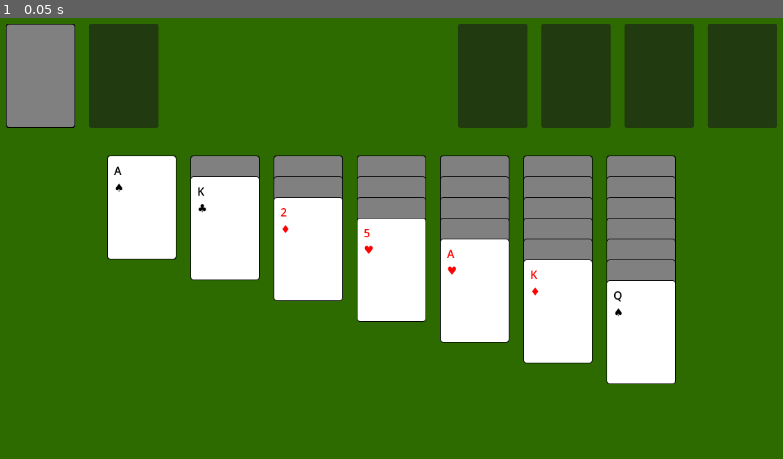
Above: before the commit, frame 1.
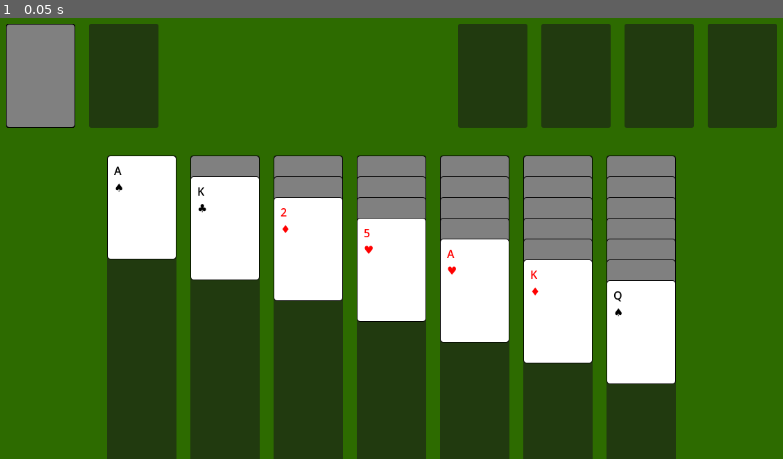
Above: after the commit, the same moment.

Repository: damiankk/CardKing
Game: Godot game, scene res://main.tscn
Two runs of this game, one before a commit and one after it. Both use one fixed random seed, a clock stepped at 60 frames per second and the inputs below.
Inputs:
- Up to frame 1 (0.05 s): no input

The runs differ from the first frame. In frame 1, 19% of the frame differs, in the area x 13-87%, y 54-100%.

Commit message:
Implemented foundationa areas logic

Diff:
--- a/Scenes/card.tscn
+++ b/Scenes/card.tscn
@@ -17,13 +17,9 @@
 [node name="Card" type="Control"]
 custom_minimum_size = Vector2(100, 150)
 layout_mode = 3
-anchors_preset = 15
-anchor_right = 1.0
-anchor_bottom = 1.0
-offset_right = -1052.0
-offset_bottom = -498.0
-grow_horizontal = 2
-grow_vertical = 2
+anchors_preset = 0
+offset_right = 100.0
+offset_bottom = 150.0
 mouse_filter = 2
 script = ExtResource("1_0qqmn")
 
--- a/deck.gd
+++ b/deck.gd
@@ -4,6 +4,7 @@
 
 var deck_cards: Array = [] # An array to hold the 52 card instances
 var tableau_areas: Array = [] # An array to hold all of TableauPileArea
+var tableau_piles: Array = [[], [], [], [], [], [], []] # An array to hold all cards within all TableauPileArea Piles - game state data - logical representation!!
 var foundation_areas: Array = [] # An array to hold all of FoundationPileArea
 var foundation_piles: Array = [[], [], [], []] # We need a way to store which cards are in each foundation pile. An array containing four other empty arrays is a good way to represent this.
 const TABLEAU_Y_OFFSET = 30
@@ -100,6 +101,7 @@
 			var dealt_card = deal_one_card(deck_cards)
 			if dealt_card:
 				tableau_area_node.add_child(dealt_card)
+				tableau_piles[i].append(dealt_card)
 				dealt_card.position = Vector2(0, j * TABLEAU_Y_OFFSET)
 				# Inside the 'if dealt_card:' block in deal_initial_tableau
 				if j == i: # Is this the last card for this pile?
@@ -183,6 +185,7 @@
 		else:
 			return false
 
+
 #card_node: The Card instance we want to add.
 #foundation_idx: Which foundation pile (0-3) to add it to.
 func add_card_to_foundation(card_node: Card, foundation_idx: int):
@@ -199,9 +202,7 @@
 	card_node.position = Vector2.ZERO
 	foundation_piles[foundation_idx].append(card_node)
 
-
-
-func _on_foundation_pile_area_1_gui_input(event: InputEvent, foundation_idx: int) -> void:
+func _on_foundation_area_clicked(event: InputEvent, foundation_idx: int) -> void:
 	if event is InputEventMouseButton:
 		if event.button_index == MOUSE_BUTTON_LEFT && event.pressed:
 			if not waste_cards.is_empty():
@@ -220,3 +221,97 @@
 					if not waste_cards.is_empty():
 						var new_top_waste_card : Card = waste_cards.back()
 						new_top_waste_card.visible = true
+
+					return
+
+			for tableau_source_idx in range(7) :
+				var tableau_pile : Array = tableau_piles[tableau_source_idx]
+				if not tableau_pile.is_empty():
+					var top_tableau_card : Card = tableau_pile.back()
+					if not top_tableau_card.is_face_up:
+						continue
+
+					if can_add_to_foundation(top_tableau_card, foundation_idx):
+						var tableau_area_node_name = "TableauPileArea" + str(tableau_source_idx + 1)
+						print("Adding card from " + tableau_area_node_name)
+						var tableau_area_node = tableau_areas[tableau_source_idx]
+						if not tableau_area_node:
+							print("ERROR...")
+							return
+
+						if top_tableau_card.get_parent() != tableau_area_node:
+							print("Top tableau card parent is different than tableau area node! Escaping")
+							return
+
+						tableau_pile.pop_back()
+						tableau_area_node.remove_child(top_tableau_card)
+
+						add_card_to_foundation(top_tableau_card, foundation_idx)
+
+						if not tableau_pile.is_empty():
+							flip_top_tableau_card(tableau_source_idx)
+
+						return
+
+func flip_top_tableau_card(tableau_idx: int):
+	if tableau_piles[tableau_idx].is_empty():
+		return
+
+	var top_card : Card = tableau_piles[tableau_idx].back()
+	top_card.set_face_up(true)
+
+
+func can_add_to_tableau(card_to_move: Card, tableau_idx: int) -> bool:
+	if tableau_piles[tableau_idx].is_empty():
+		if card_to_move.rank == 13:
+			return true
+		else:
+			return false # Explicitly false if not a King on empty
+	else:
+		var top_card : Card = tableau_piles[tableau_idx].back()
+		if card_to_move.rank + 1 == top_card.rank:
+			if (card_to_move.suit in [1,2] && top_card.suit in [0,3]) || (card_to_move.suit in [0,3] && top_card.suit in [1,2]):
+				return true
+			else:
+				return false # Colors are not alternating
+		else:
+			return false # Rank is not one lower
+	return false # Should ideally not be reached if logic above is exhaustive
+
+
+func add_card_to_tableau(card_to_move: Card, tableau_idx: int):
+	# get number of cards in tableau
+	var number_of_cards = len(tableau_piles[tableau_idx])
+
+	var tableau_area : Panel = tableau_areas[tableau_idx]
+	# add visual representation of the card
+	card_to_move.set_face_up(true)
+	card_to_move.position = Vector2(0, number_of_cards * TABLEAU_Y_OFFSET)
+	card_to_move.z_index = number_of_cards
+
+	tableau_area.add_child(card_to_move)
+
+	# add card to the list
+	tableau_piles[tableau_idx].append(card_to_move)
+
+
+func _on_tableau_pile_area_gui_input(event: InputEvent, tableau_idx: int) -> void:
+	if event is InputEventMouseButton:
+		if event.button_index == MOUSE_BUTTON_LEFT && event.pressed:
+			print("Tableau " + str(tableau_idx) + " clicked")
+			if not waste_cards.is_empty():
+				var top_waste_card : Card = waste_cards.back()
+
+				if can_add_to_tableau(top_waste_card, tableau_idx):
+					waste_cards.pop_back()
+					var waste_area_node = get_parent().get_node("WastePileArea")
+
+					if not waste_area_node:
+						print("waste_area_node not found")
+
+					waste_area_node.remove_child(top_waste_card)
+					add_card_to_tableau(top_waste_card, tableau_idx)
+
+					if not waste_cards.is_empty():
+						var new_top_waste_card : Card = waste_cards.back()
+						new_top_waste_card.visible = true
--- a/main.tscn
+++ b/main.tscn
@@ -66,55 +66,62 @@
 offset_left = 166.0
 offset_top = 210.0
 offset_right = 266.0
-offset_bottom = 360.0
+offset_bottom = 710.0
 
 [node name="TableauPileArea2" type="Panel" parent="."]
 layout_mode = 0
 offset_left = 286.0
 offset_top = 210.0
 offset_right = 386.0
-offset_bottom = 360.0
+offset_bottom = 710.0
 
 [node name="TableauPileArea3" type="Panel" parent="."]
 layout_mode = 0
 offset_left = 406.0
 offset_top = 210.0
 offset_right = 506.0
-offset_bottom = 360.0
+offset_bottom = 710.0
 
 [node name="TableauPileArea4" type="Panel" parent="."]
 layout_mode = 0
 offset_left = 526.0
 offset_top = 210.0
 offset_right = 626.0
-offset_bottom = 360.0
+offset_bottom = 710.0
 
 [node name="TableauPileArea5" type="Panel" parent="."]
 layout_mode = 0
 offset_left = 646.0
 offset_top = 210.0
 offset_right = 746.0
-offset_bottom = 360.0
+offset_bottom = 710.0
 
 [node name="TableauPileArea6" type="Panel" parent="."]
 layout_mode = 0
 offset_left = 766.0
 offset_top = 210.0
 offset_right = 866.0
-offset_bottom = 360.0
+offset_bottom = 710.0
 
 [node name="TableauPileArea7" type="Panel" parent="."]
 layout_mode = 0
 offset_left = 886.0
 offset_top = 210.0
 offset_right = 986.0
-offset_bottom = 360.0
+offset_bottom = 710.0
 
 [node name="Deck" type="Node" parent="."]
 script = ExtResource("1_ig7tw")
 
 [connection signal="gui_input" from="StockPileArea" to="Deck" method="_on_stock_pile_area_gui_input"]
-[connection signal="gui_input" from="FoundationPileArea1" to="Deck" method="_on_foundation_pile_area_1_gui_input" binds= [0]]
-[connection signal="gui_input" from="FoundationPileArea2" to="Deck" method="_on_foundation_pile_area_1_gui_input" binds= [1]]
-[connection signal="gui_input" from="FoundationPileArea3" to="Deck" method="_on_foundation_pile_area_1_gui_input" binds= [2]]
-[connection signal="gui_input" from="FoundationPileArea4" to="Deck" method="_on_foundation_pile_area_1_gui_input" binds= [3]]
+[connection signal="gui_input" from="FoundationPileArea1" to="Deck" method="_on_foundation_area_clicked" binds= [0]]
+[connection signal="gui_input" from="FoundationPileArea2" to="Deck" method="_on_foundation_area_clicked" binds= [1]]
+[connection signal="gui_input" from="FoundationPileArea3" to="Deck" method="_on_foundation_area_clicked" binds= [2]]
+[connection signal="gui_input" from="FoundationPileArea4" to="Deck" method="_on_foundation_area_clicked" binds= [3]]
+[connection signal="gui_input" from="TableauPileArea1" to="Deck" method="_on_tableau_pile_area_gui_input" binds= [0]]
+[connection signal="gui_input" from="TableauPileArea2" to="Deck" method="_on_tableau_pile_area_gui_input" binds= [1]]
+[connection signal="gui_input" from="TableauPileArea3" to="Deck" method="_on_tableau_pile_area_gui_input" binds= [2]]
+[connection signal="gui_input" from="TableauPileArea4" to="Deck" method="_on_tableau_pile_area_gui_input" binds= [3]]
+[connection signal="gui_input" from="TableauPileArea5" to="Deck" method="_on_tableau_pile_area_gui_input" binds= [4]]
+[connection signal="gui_input" from="TableauPileArea6" to="Deck" method="_on_tableau_pile_area_gui_input" binds= [5]]
+[connection signal="gui_input" from="TableauPileArea7" to="Deck" method="_on_tableau_pile_area_gui_input" binds= [6]]
